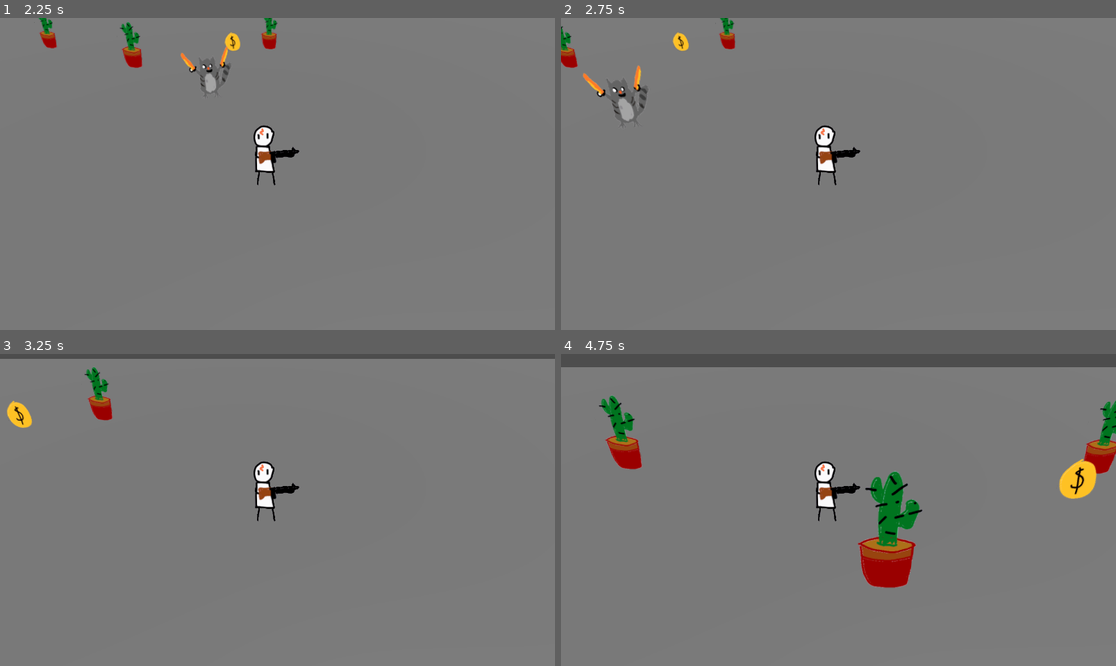
Above: before the commit, frames 1-4 (two rows, left to right).
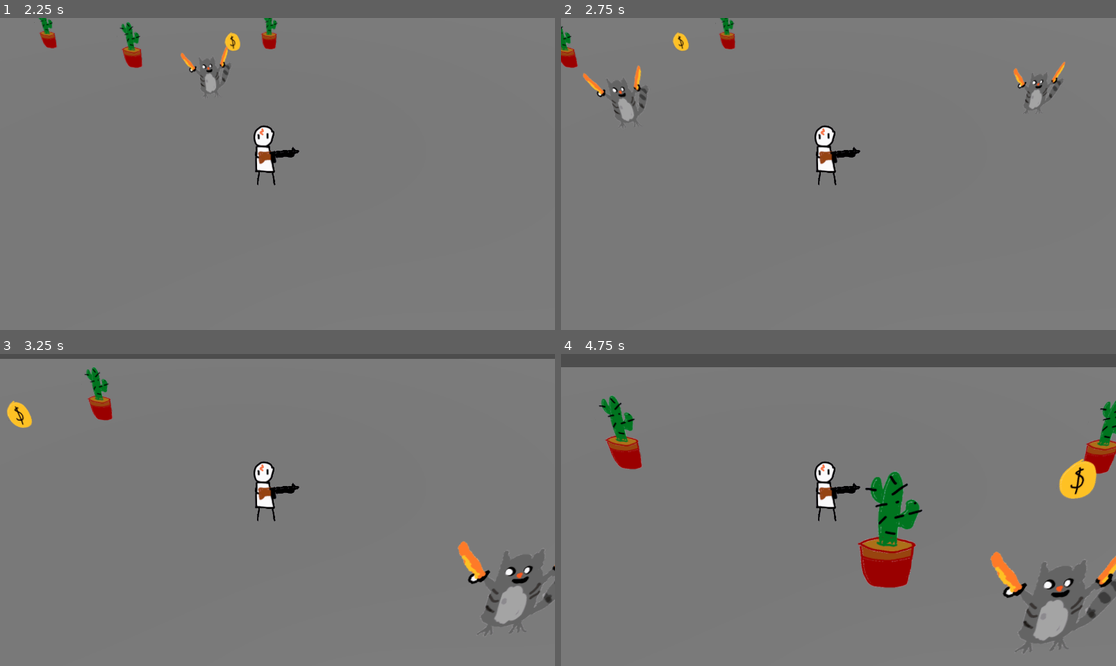
Above: after the commit, the same moments.

Repository: gmuGADIG/DEADSHOT
Game: Godot game, scene res://test_scenes/example_scene.tscn
Two runs of this game, one before a commit and one after it. Both use one fixed random seed, a clock stepped at 60 frames per second and the inputs below.
Inputs:
- Up to frame 1 (2.25 s): tap Enter at 0.5 s; hold D (move_right) 0.53-1.28 s; tap Space (roll) at 0.6, 1.35, 2.1 s; hold S (move_down) 1.28-2.03 s; hold D (move_right) from 2.03 s (still down)
- Up to frame 2 (2.75 s): keep holding D (move_right)
- Up to frame 3 (3.25 s): release D (move_right) at 2.78 s; hold W (move_up) from 2.78 s (still down); tap Space (roll) at 2.85 s
- Up to frame 4 (4.75 s): release W (move_up) at 3.53 s; hold A (move_left) from 3.53 s (still down); tap Space (roll) at 3.6, 4.35 s

Frame 1 is identical in both runs. In frame 2, 0.3% of the frame differs, in the area x 81-91%, y 14-30%; in frame 3, 1.2%; in frame 4, 1.7%, in the area x 77-100%, y 63-92%.

Commit message:
Implemented patrolling and added doc comments

Diff:
--- a/test_scenes/example_scene.tscn
+++ b/test_scenes/example_scene.tscn
@@ -25,7 +25,22 @@
 player = NodePath("../Player")
 smell_radius = 20.0
 starting_pos = Vector3(9.249423, 4.7683716e-07, -2.0285115)
-patrol_path = Array[Vector3]([Vector3(0, 0, 0)])
+patrol_path = Array[Vector3]([Vector3(10, 1, 10), Vector3(-10, 1, 0), Vector3(-10, 1, -10), Vector3(10, 1, -10)])
+
+[node name="EnemyTest2" parent="." node_paths=PackedStringArray("player") instance=ExtResource("4_wceyb")]
+transform = Transform3D(1, 0, 0, 0, 1, 0, 0, 0, 1, 34.517376, 4.7683716e-07, 10.03973)
+player = NodePath("../Player")
+smell_radius = 20.0
+starting_pos = Vector3(34, 0, 10)
+patrol_path = Array[Vector3]([Vector3(10, 1, 10), Vector3(-10, 1, 0), Vector3(-10, 1, -10), Vector3(10, 1, -10)])
+
+[node name="EnemyTest3" parent="." node_paths=PackedStringArray("player") instance=ExtResource("4_wceyb")]
+transform = Transform3D(1, 0, 0, 0, 1, 0, 0, 0, 1, -24.313042, 4.7683716e-07, 31.40265)
+player = NodePath("../Player")
+smell_radius = 20.0
+type = 1
+starting_pos = Vector3(34, 0, 10)
+patrol_path = Array[Vector3]([Vector3(10, 1, 10), Vector3(-10, 1, 0), Vector3(-10, 1, -10), Vector3(10, 1, -10)])
 
 [node name="Player" parent="." instance=ExtResource("5_plfsl")]
 transform = Transform3D(1, 0, 0, 0, 1, 0, 0, 0, 1, -2.53553, 4.7683716e-07, 0.9444761)
--- a/world/enemy/base/enemy_base.gd
+++ b/world/enemy/base/enemy_base.gd
@@ -123,6 +123,7 @@
 	navigation_agent.target_position = movement_target
 	pass
 
+## Specifies behaviour during idling phase, when applicable
 func idle() -> void:
 
 	wasTracking = false
@@ -143,13 +144,19 @@
 		shouldMove = false
 	pass
 
+## Specifies patrolling behaviour
 func patrol() -> void:
-	## TODO: IMPLEMENT PATROLLING
 	wasTracking = false
 	shouldMove = true
-	#if global_position.distance_to(patrol_path[patrol_index]) <
+	set_movement_target(patrol_path[patrol_index])
+	if (is_close_to_destination()):
+		patrol_index += 1;
+		patrol_index %= patrol_path.size()
 	pass
 
+## When the player leaves tracking range, and enters smelling/scouting range,
+## the enemy goes to the last place it saw the player as a last effort to
+## investigate.
 func scout(delta : float) -> void:
 	# The enemy will go to the last place it saw the player.
 	set_movement_target(last_known_player_position)
@@ -175,7 +182,7 @@
 	currentPatience = patience
 	pass
 
-## Whether the enemy is close to destination
+## Returns whether the enemy is close to destination
 func is_close_to_destination() -> bool:
 	return global_position.distance_to(navigation_agent.target_position) < proximityTolerance
 
